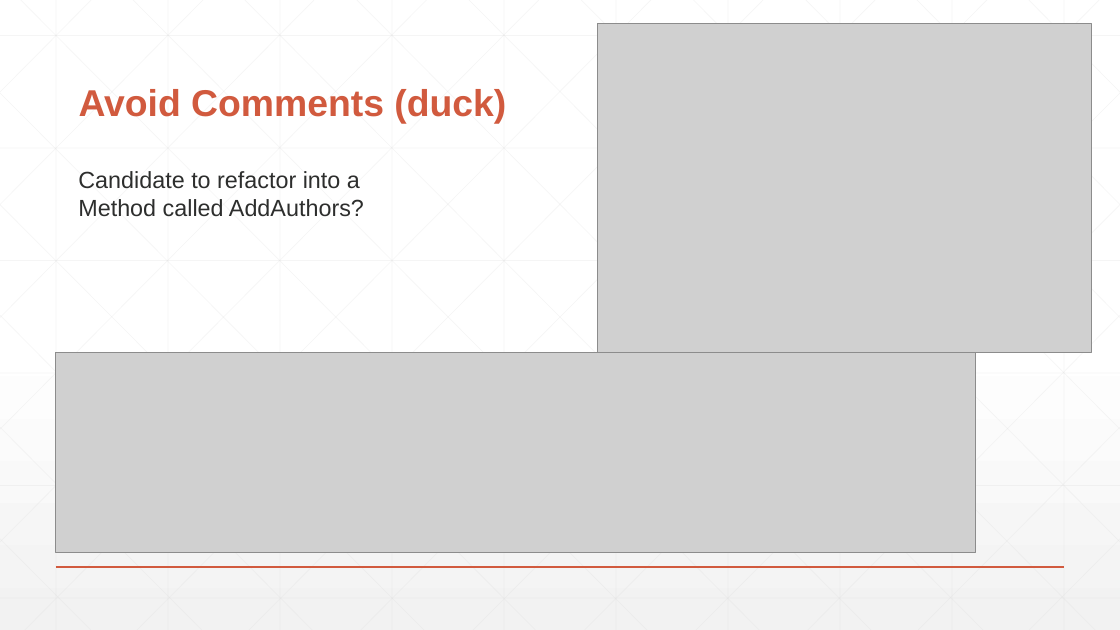
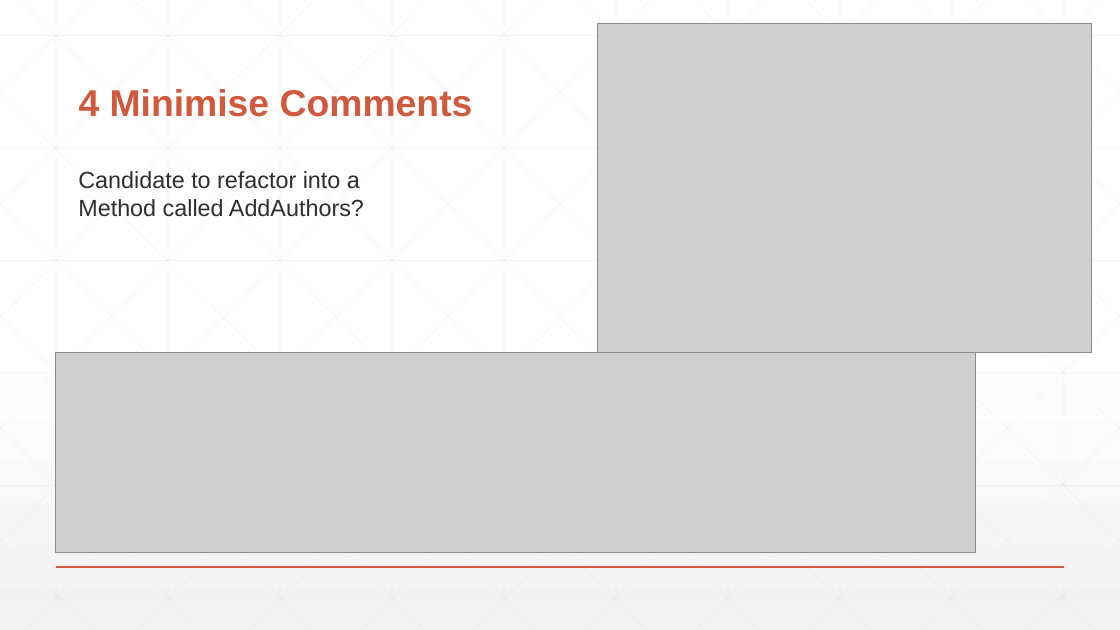
Before and after one commit to djhmateer/Refactoring, a slide deck: slide 13 of Presentation1.pptx. Drawn at 1120x630 pixels with LibreOffice and Linux fonts; fonts in the diff are those of the drawing; grey boxes stand for pictures. Boxes give left, top, right and bottom in pixels: in the first picture for what was removed or moved away, otherwise in the second. Text is boxed around its words. In the diff, an @@ line names an element or a change of style, - is before the commit and + after.

```diff
--- a/Presentation1.pptx
+++ b/Presentation1.pptx
@@ title at (79, 89, 473, 117): text changed @@
-Avoid Comments (duck)
+4 Minimise Comments
```
Also in this commit, not shown: 5 other slides changed, 7 slides added, 2 slides removed, 1 other file.
